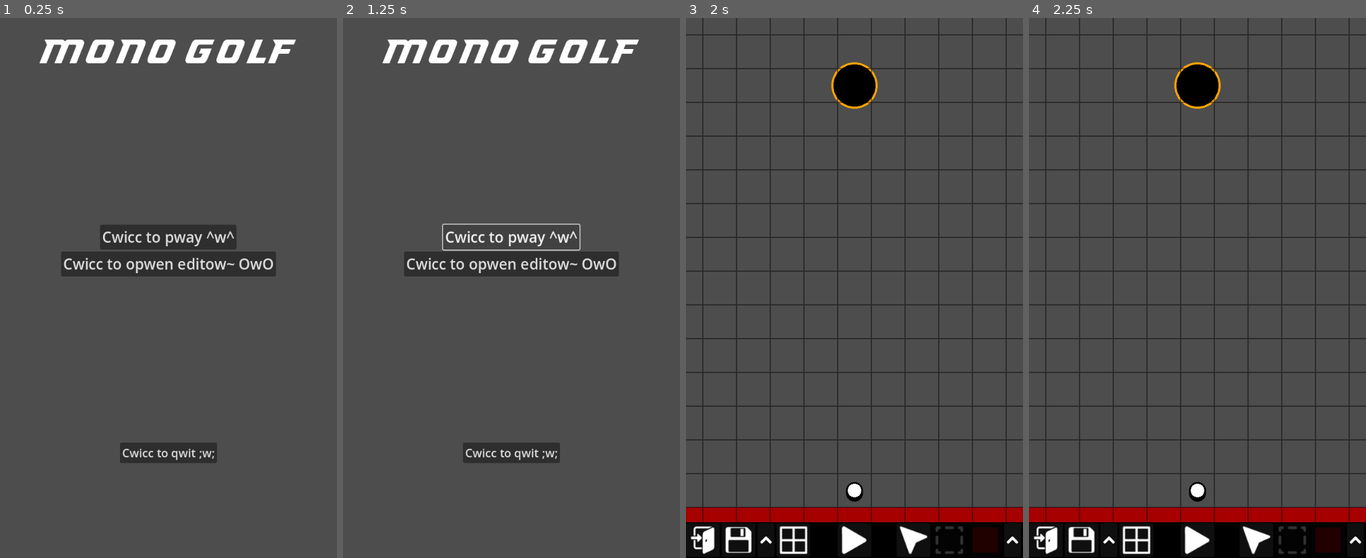
Above: before the commit, frames 1-4 (left to right).
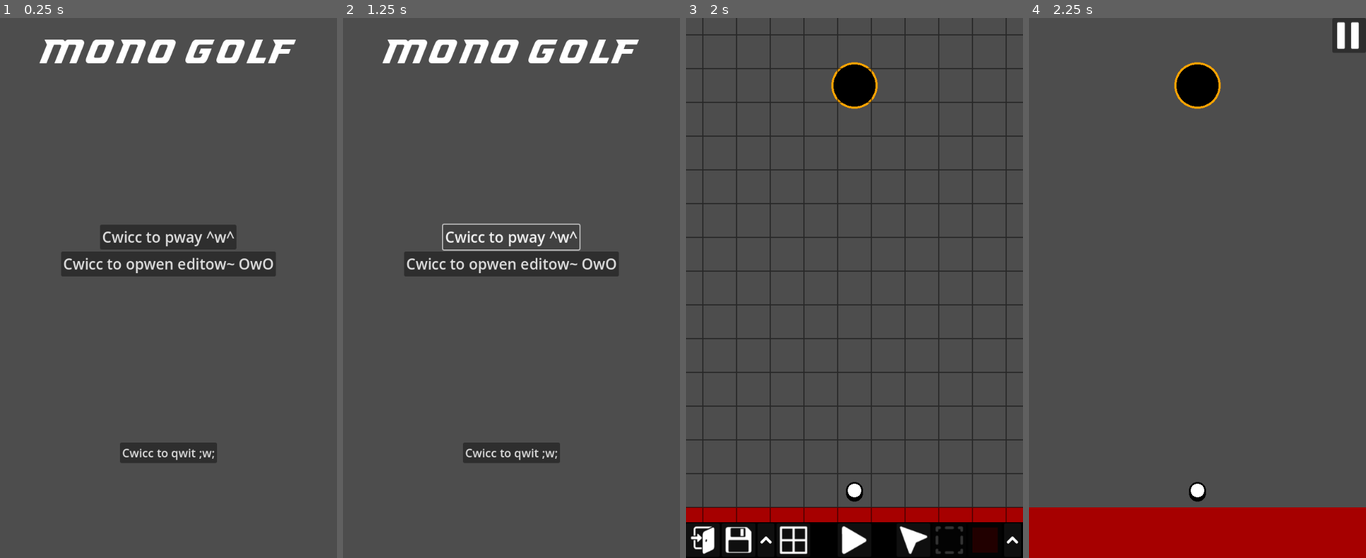
Above: after the commit, the same moments.

Repository: SelfMadeSystem/UniGolf
Game: Godot game, scene res://scenes/MainMenu.tscn
Two runs of this game, one before a commit and one after it. Both use one fixed random seed, a clock stepped at 60 frames per second and the inputs below.
Inputs (mouse positions are in pixels of both pictures, inside the frame that each line leads up to):
- Up to frame 1 (0.25 s): no input
- Up to frame 2 (1.25 s): click "Cwicc to pway ^w^" at 0.5 s
- Up to frame 3 (2 s): click "Cwicc to opwen editow~ OwO" at 1.25 s
- Up to frame 4 (2.25 s): click (1197, 541) at 2 s

Frames 1-3 are identical in both runs. In frame 4, 14% of the frame differs, in the area x 0-100%, y 0-100%.
Error in both runs: Invalid type in function 'change_scene' in base 'Node (game_info.gd)'. Cannot convert argument 1 from Nil to Dictionary. (res://scripts/MainMenu.gd:6)

Commit message:
Changed name to UniGolf

Diff:
--- a/prefabs/node_editor.tscn
+++ b/prefabs/node_editor.tscn
@@ -268,14 +268,6 @@
 icon_alignment = 1
 expand_icon = true
 
-[node name="SavePopup" type="Control" parent="UI"]
-layout_mode = 3
-anchors_preset = 15
-anchor_right = 1.0
-anchor_bottom = 1.0
-grow_horizontal = 2
-grow_vertical = 2
-
 [connection signal="input_event" from="Resize" to="." method="_on_resize_input_event"]
 [connection signal="input_event" from="Rotate" to="." method="_on_rotate_input_event"]
 [connection signal="input_event" from="Trash" to="." method="_on_trash_input_event"]
--- a/project.godot
+++ b/project.godot
@@ -1,16 +1,8 @@
-; Engine configuration file.
-; It's best edited using the editor UI and not directly,
-; since the parameters that go here are not all obvious.
-;
-; Format:
-;   [section] ; section goes between []
-;   param=value ; assign values to parameters
-
 config_version=5
 
 [application]
 
-config/name="MonoGolf"
+config/name="UniGolf"
 run/main_scene="res://scenes/MainMenu.tscn"
 config/features=PackedStringArray("4.0", "GL Compatibility")
 config/icon="res://icon.svg"
